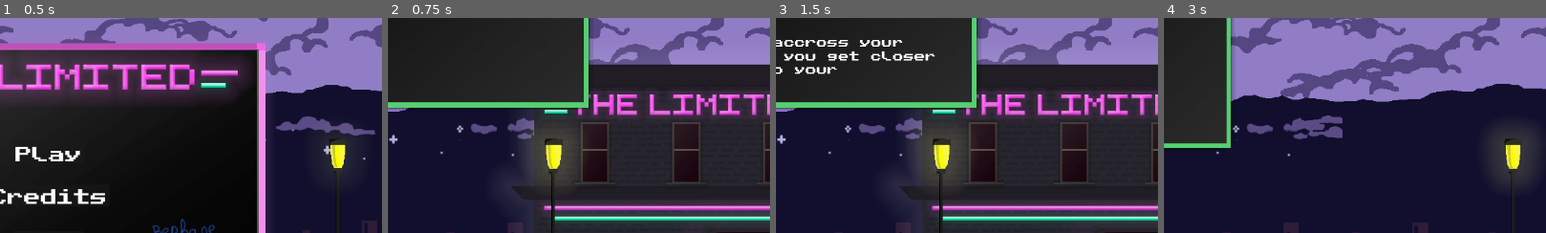
Above: before the commit, frames 1-4 (left to right).
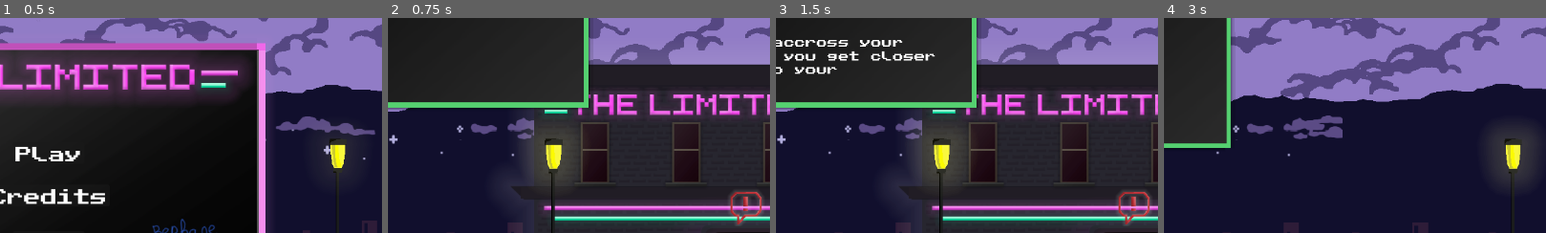
Above: after the commit, the same moments.

Repository: LudumSJB/The-Limited
Game: Godot game, scene res://scenes/MainMenu.tscn
The game is run twice, just before and just after one commit, with the same random seed, the same clock (stepped at 60 frames per second) and the same inputs.
Inputs:
- Up to frame 1 (0.5 s): no input
- Up to frame 2 (0.75 s): click "Play" at 0.5 s
- Up to frame 3 (1.5 s): tap Enter (ui_accept) at 1.25 s; hold D (right) from 1.28 s (still down); tap Space (action_button) at 1.35 s
- Up to frame 4 (3 s): tap Enter (ui_accept) at 1.52, 2, 2.27, 2.75 s; tap Space (action_button) at 2.1 s; release D (right) at 2.78 s; hold A (left) from 2.78 s (still down); tap N (next_level) at 2.85 s
The pictures show only the part of the screen within x 44-94%, y 21-71%; the shares and areas given below are measured in that part.

Frame 1 is identical in both runs. In frame 2, 0.6% of the frame differs, in the area x 89-98%, y 80-97%; in frame 3, 0.6%; in frame 4, nothing differs.

Commit message:
add quest icon

Diff:
--- a/dialogs/club_act2.json
+++ b/dialogs/club_act2.json
@@ -36,7 +36,7 @@
 	},
 	{
 		"dialog_position": 0,
-		"text": "Suddenly you feel [color=#99e550][i]not so well.[/i][/color]\n\n... ... ...\n\nYou run to the toilet room...",
+		"text": "Suddenly you feel [color=#99e550][i]not so well.[/i][/color]\n\n...\n\nYou run to the toilet room...",
 		"action": "next_scene"
 	},
 ]
--- a/scenes/actionArea.tscn
+++ b/scenes/actionArea.tscn
@@ -1,7 +1,8 @@
-[gd_scene load_steps=4 format=3 uid="uid://brghk84aof61l"]
+[gd_scene load_steps=5 format=3 uid="uid://brghk84aof61l"]
 
 [ext_resource type="Script" path="res://scripts/actionArea.gd" id="1_bqkhl"]
 [ext_resource type="Texture2D" uid="uid://dyrbo5drifsel" path="res://assets/images/action_window.png" id="1_ph3w4"]
+[ext_resource type="Texture2D" uid="uid://dkqk3iserg6wm" path="res://assets/images/quest.png" id="3_q2c3l"]
 
 [sub_resource type="RectangleShape2D" id="RectangleShape2D_v80nv"]
 size = Vector2(91.25, 163)
@@ -30,5 +31,9 @@
 position = Vector2(0, 3)
 shape = SubResource("RectangleShape2D_v80nv")
 
+[node name="indicator" type="Sprite2D" parent="."]
+position = Vector2(1, -105)
+texture = ExtResource("3_q2c3l")
+
 [connection signal="body_entered" from="." to="." method="_on_body_entered"]
 [connection signal="body_exited" from="." to="." method="_on_body_exited"]
--- a/scripts/actionArea.gd
+++ b/scripts/actionArea.gd
@@ -4,21 +4,38 @@
 
 @onready var sprite_2d = $Sprite2D
 @onready var rich_text_label = $Sprite2D/RichTextLabel
+@onready var indicator = $indicator
 
 @export var label_text: String = "talk to"
+
+var action_initiated: bool = false
+var bodyEntered: bool = false
 
 func _ready():
 	rich_text_label.clear()
 	rich_text_label.append_text(label_text)
 	sprite_2d.visible = false
+	if monitoring:
+		indicator.visible = true
+	else:
+		indicator.visible = false
 
 func _process(_delta):
 	if Input.is_action_just_pressed("action_button") && sprite_2d.visible:
 		sprite_2d.visible = false
 		OnActionInitated.emit()
+		action_initiated = true
+		queue_free()
+	elif monitoring && !action_initiated && !bodyEntered:
+		indicator.visible = true
 
 func _on_body_entered(_body):
+	bodyEntered = true
 	sprite_2d.visible = true
+	indicator.visible = false
 
 func _on_body_exited(_body):
+	bodyEntered = false
 	sprite_2d.visible = false
+	if !action_initiated:
+		indicator.visible = true
Not shown, added: assets/images/background_toilets.png.import
Not shown, added: assets/images/quest.png.import
